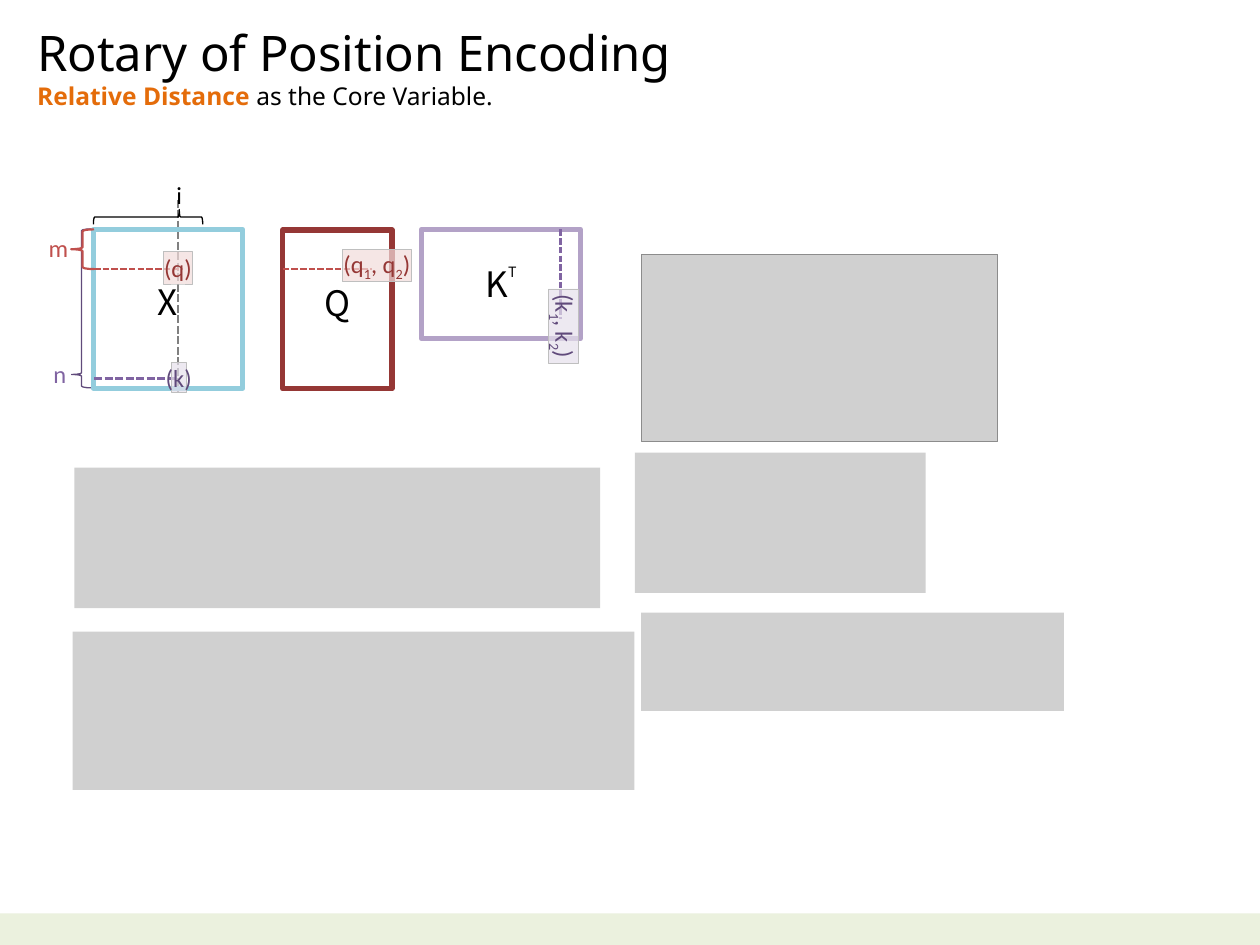
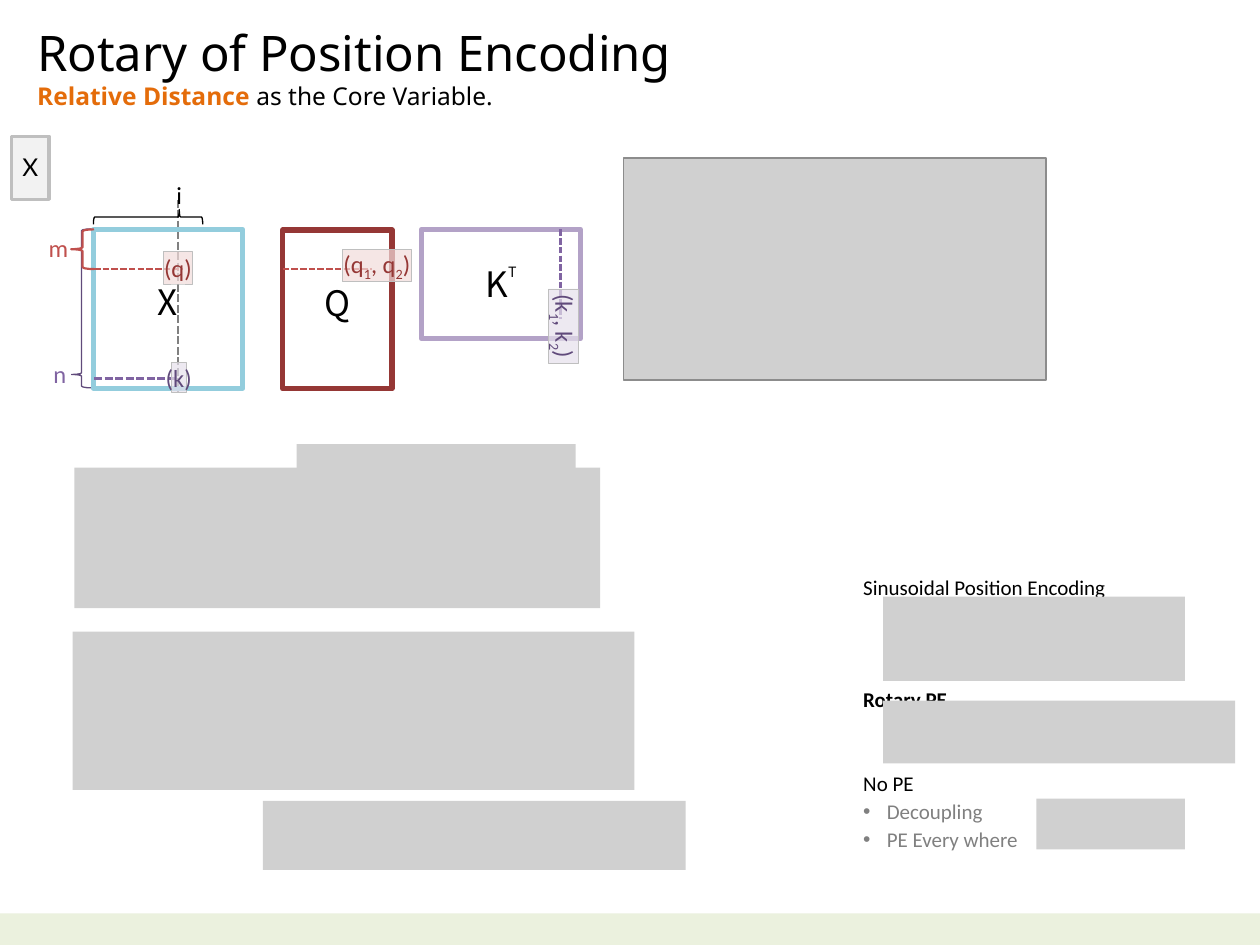
Before and after one commit to navibator/crazy-ai, a slide deck: slide 15 of ai-gemma.pptx (slide 17 before the commit). Drawn at 1260x945 pixels with LibreOffice and Linux fonts; fonts in the diff are those of the drawing; grey boxes stand for pictures. Boxes give left, top, right and bottom in pixels: in the first picture for what was removed or moved away, otherwise in the second. Text is boxed around its words. In the diff, an @@ line names an element or a change of style, - is before the commit and + after.

```diff
--- a/ai-gemma.pptx
+++ b/ai-gemma.pptx
@@ rectangle added at (11, 136, 49, 199), fill #F2F2F2, outline #BFBFBF 2 pt, 14 pt, text #000000 @@
+X
@@ picture: place and size @@
-picture at (641, 255, 998, 442)
+picture at (624, 158, 1046, 379)
@@ picture added at (297, 445, 576, 551) @@
@@ picture removed at (635, 452, 926, 592) @@
@@ picture removed at (641, 612, 1065, 711) @@
@@ group added at (863, 580, 1236, 851): 3 pictures, 1 text @@
+Sinusoidal Position Encoding
+Rotary PE
+No PE
+• Decoupling
+• PE Every where
@@ picture added at (263, 801, 687, 871) @@
```
Also in this commit, not shown: 5 other slides changed, 1 slide added, 3 slides removed, 1 other file.
